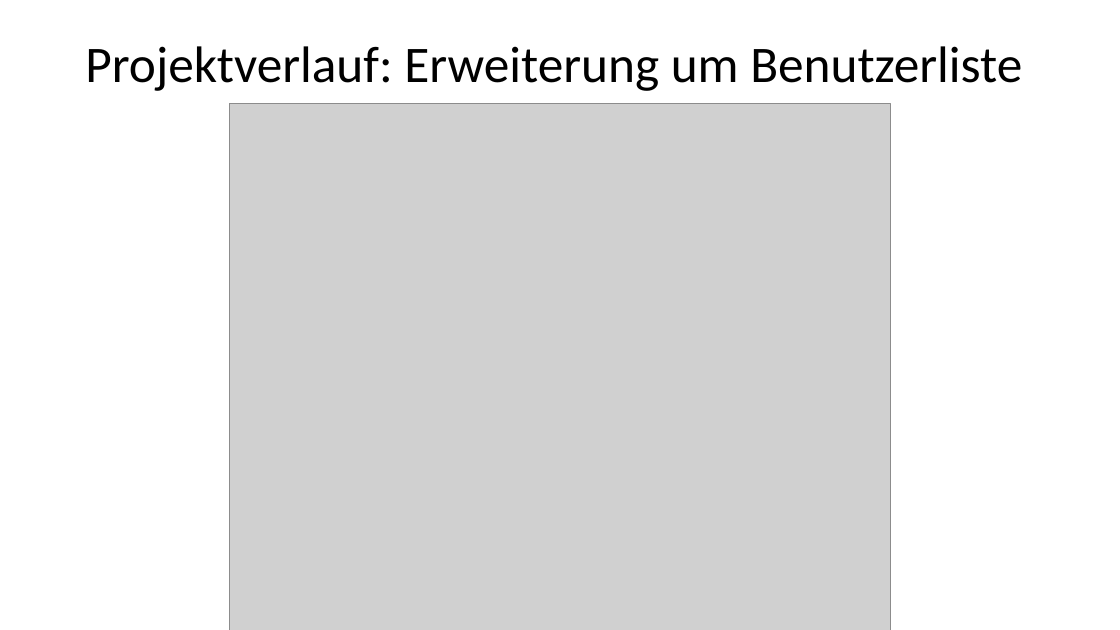
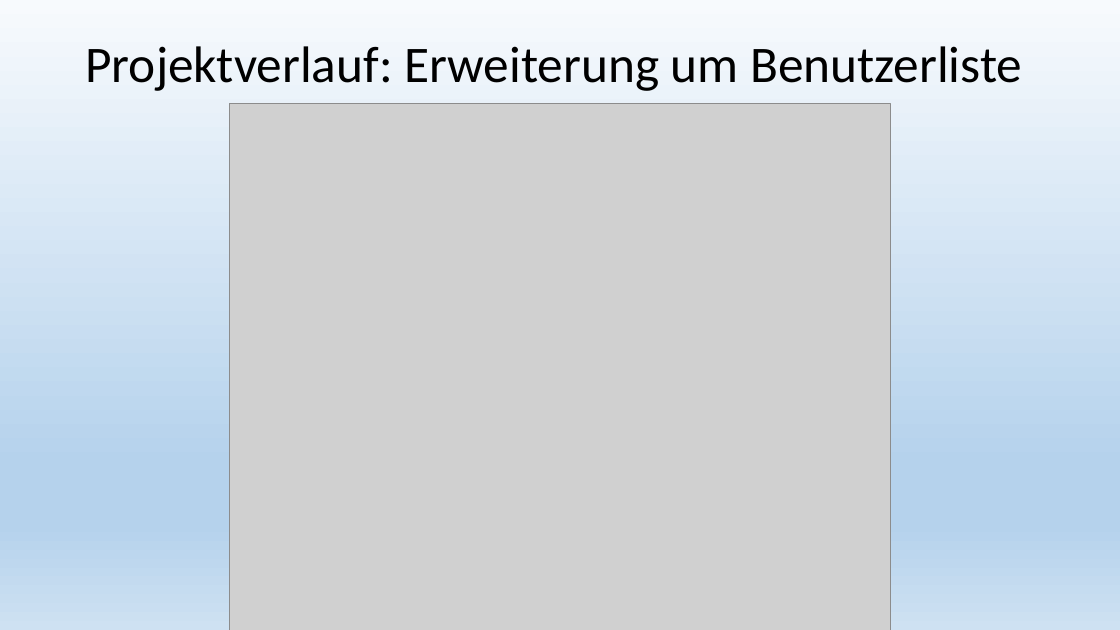
Before and after one commit to Klette80/Ipadkofferleihsystem, a slide deck: slide 5 of Vorstellung_Projekt.pptx. Drawn at 1120x630 pixels with LibreOffice and Linux fonts; fonts in the diff are those of the drawing; grey boxes stand for pictures. Boxes give left, top, right and bottom in pixels: in the first picture for what was removed or moved away, otherwise in the second. Text is boxed around its words. In the diff, an @@ line names an element or a change of style, - is before the commit and + after.

```diff
--- a/Vorstellung_Projekt.pptx
+++ b/Vorstellung_Projekt.pptx
@@ background #FFFFFF to gradient #F7FAFD to #B5D2EC to #CEE1F2 @@
```
Also in this commit, not shown: 7 other slides changed, 2 slides added.
